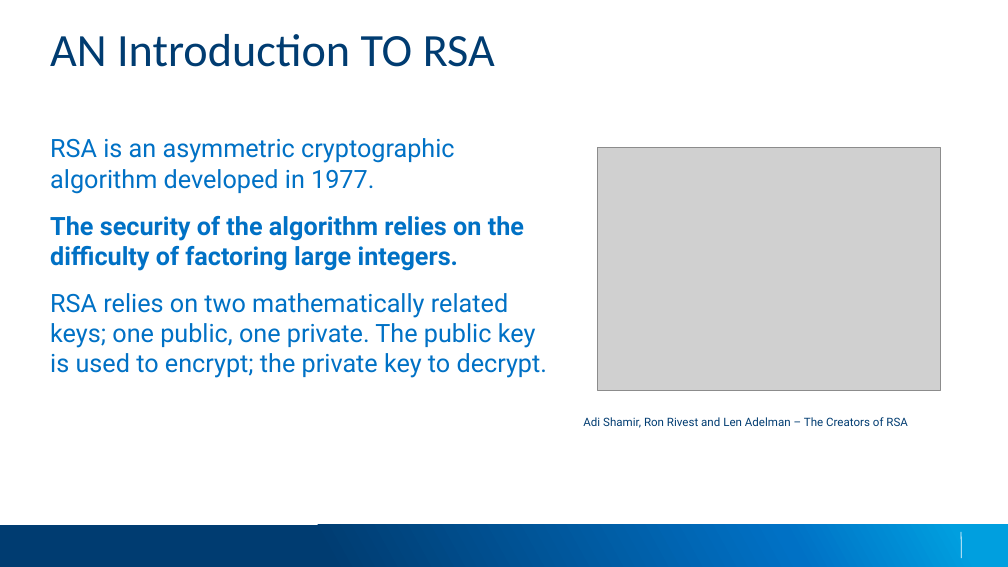
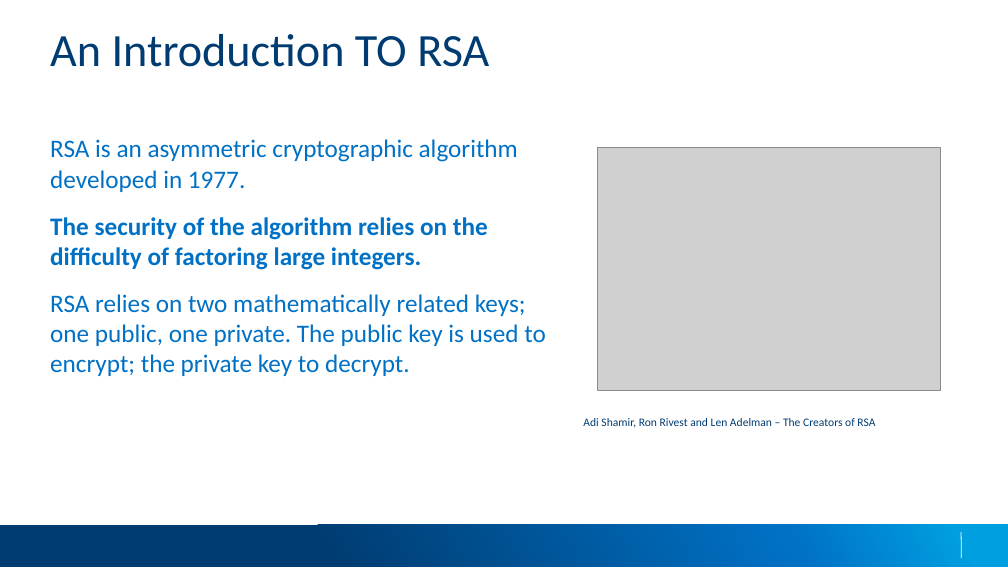
Before and after one commit to applesauce49/lincoln_high, a slide deck: slide 10 of presos/LincolnHighVisit-2023.pptx (slide 11 before the commit). Drawn at 1008x567 pixels with LibreOffice and Linux fonts; fonts in the diff are those of the drawing; grey boxes stand for pictures; background and template pictures are left out. Boxes give left, top, right and bottom in pixels: in the first picture for what was removed or moved away, otherwise in the second. Text is boxed around its words. In the diff, an @@ line names an element or a change of style, - is before the commit and + after.

```diff
--- a/presos/LincolnHighVisit-2023.pptx
+++ b/presos/LincolnHighVisit-2023.pptx
@@ title at (50, 34, 489, 67): text changed @@
-AN Introduction TO RSA
+An Introduction TO RSA
@@ text "RSA is an asymmetric cryptographic ..." at (50, 139, 546, 376): font Roboto to Calibri @@
@@ text "Adi Shamir, Ron Rivest and ..." at (583, 418, 875, 428): font Roboto to Calibri @@
```
Also in this commit, not shown: 27 other slides changed, 3 slides added.
